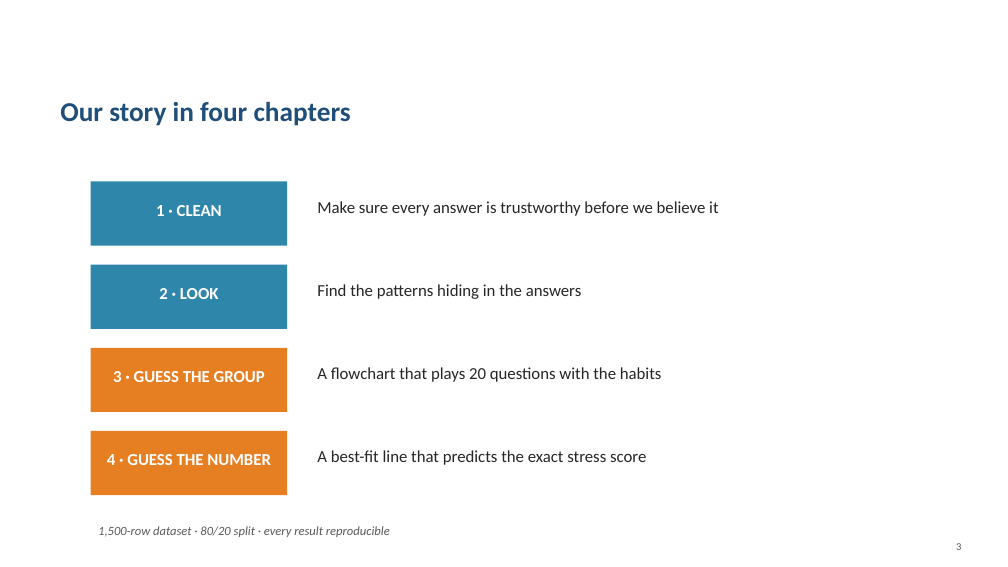
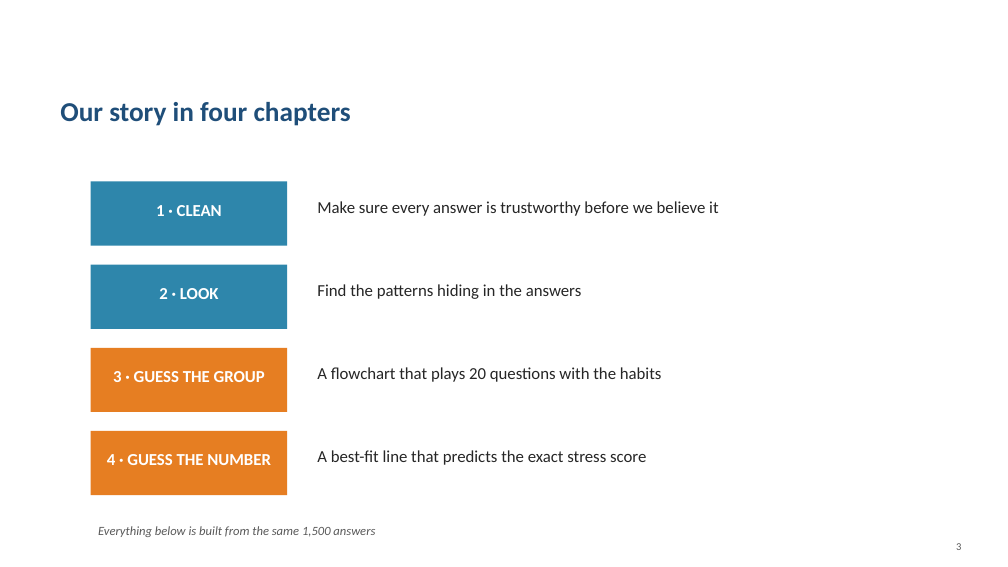
Before and after one commit to jaismine19/social-media-stress-analysis, a slide deck: slide 3 of presentation/Social_Media_Stress_Presentation.pptx. Drawn at 1008x567 pixels with LibreOffice and Linux fonts; fonts in the diff are those of the drawing. Boxes give left, top, right and bottom in pixels: in the first picture for what was removed or moved away, otherwise in the second. Text is boxed around its words. In the diff, an @@ line names an element or a change of style, - is before the commit and + after.

```diff
--- a/presentation/Social_Media_Stress_Presentation.pptx
+++ b/presentation/Social_Media_Stress_Presentation.pptx
@@ text at <box>98,526,375,537</box>: text changed @@
-1,500-row dataset · 80/20 split · every result reproducible
+Everything below is built from the same 1,500 answers
```
Also in this commit, not shown: 10 other slides changed.
